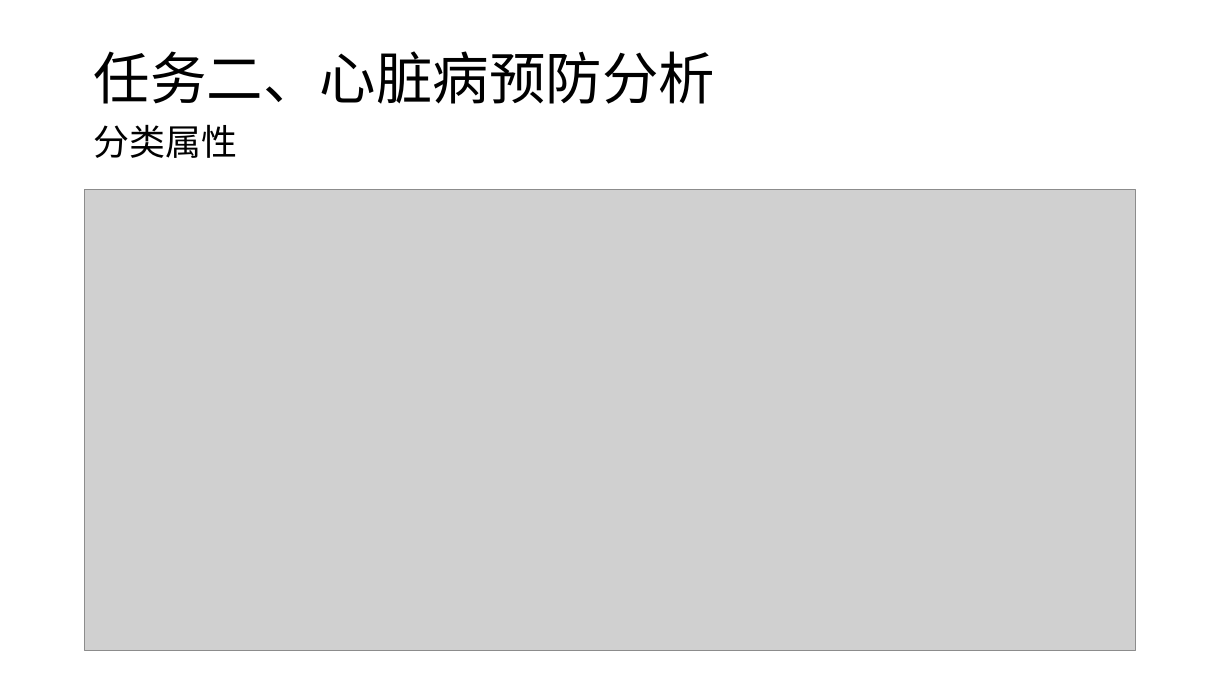
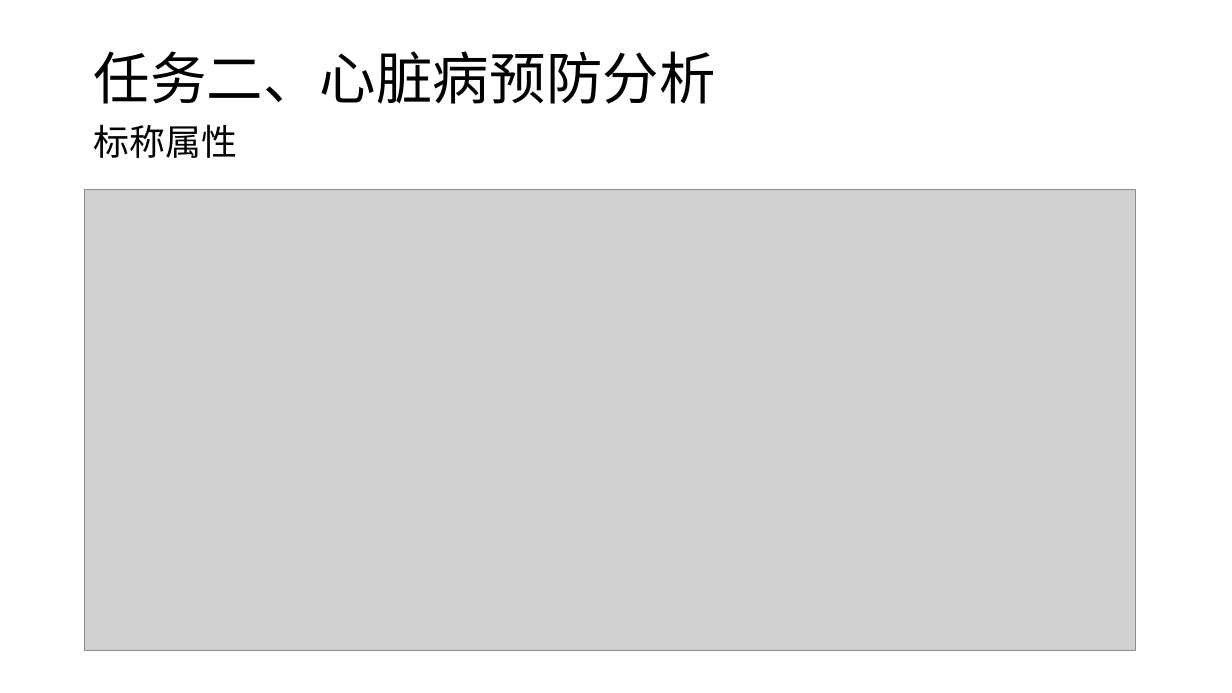
Before and after one commit to Mr-LUHAOYU/DataMiningClassDesign, a slide deck: slide 14 of commit/课程报告.pptx (slide 13 before the commit). Drawn at 1232x693 pixels with LibreOffice and Linux fonts; fonts in the diff are those of the drawing; grey boxes stand for pictures. Boxes give left, top, right and bottom in pixels: in the first picture for what was removed or moved away, otherwise in the second. Text is boxed around its words. In the diff, an @@ line names an element or a change of style, - is before the commit and + after.

```diff
--- a/commit/课程报告.pptx
+++ b/commit/课程报告.pptx
@@ text at box(94, 124, 238, 158): text changed @@
-分类属性
+标称属性
```
Also in this commit, not shown: 2 other slides changed, 1 slide added.
